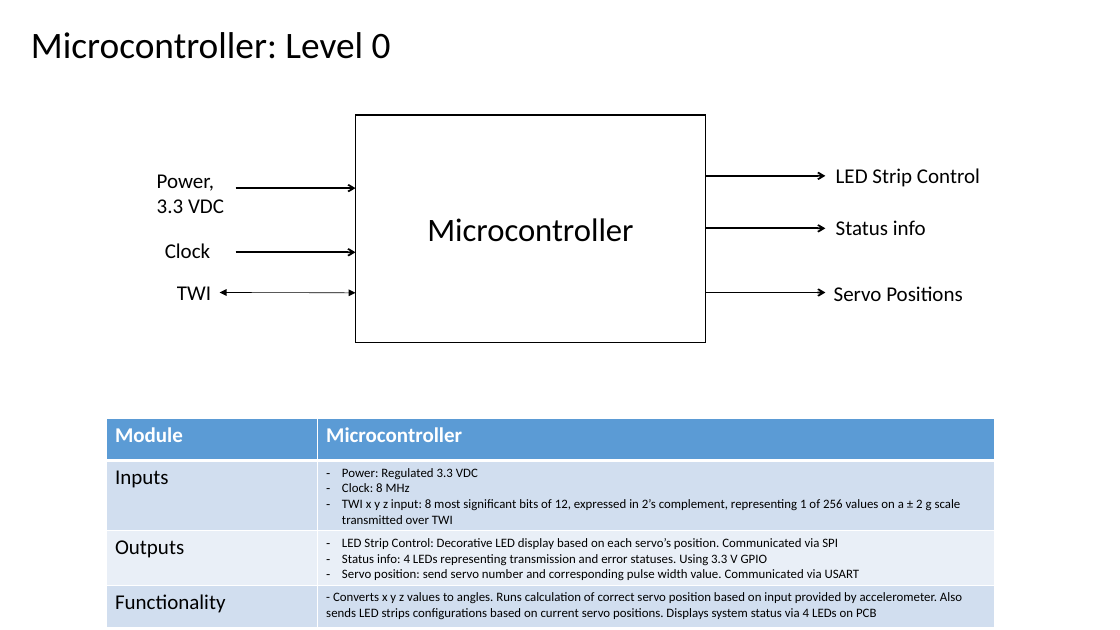
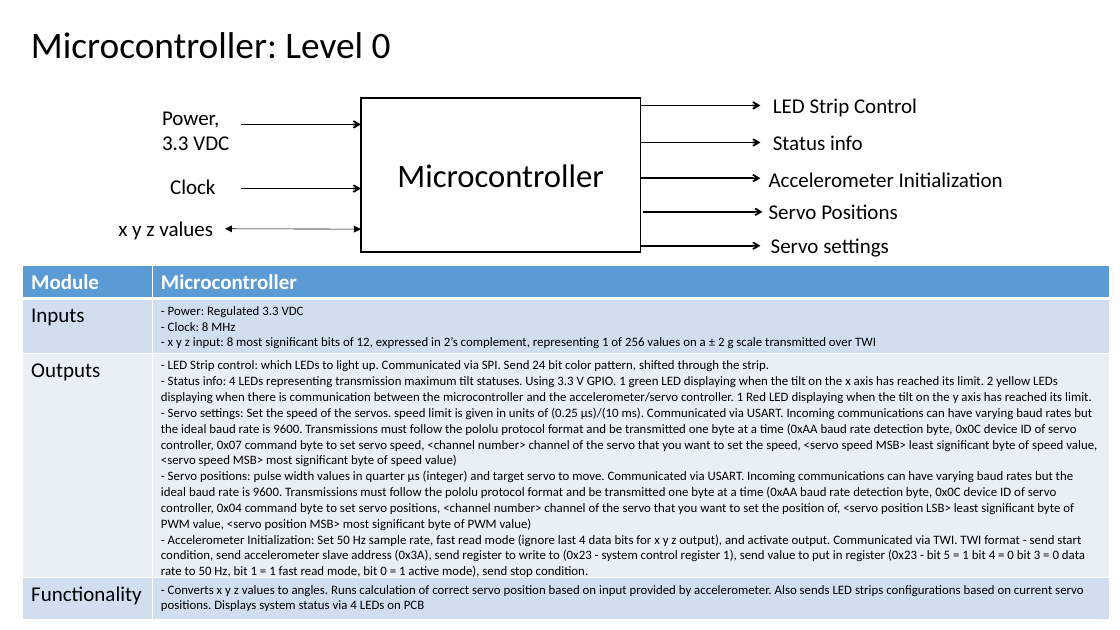
Before and after one commit to hsean/ECE-411-Practicum, a slide deck: slide 7 of Block Diagram/HW5_BlockDiagrams.pptx. Drawn at 1120x630 pixels with LibreOffice and Linux fonts; fonts in the diff are those of the drawing. Boxes give left, top, right and bottom in pixels: in the first picture for what was removed or moved away, otherwise in the second. Text is boxed around its words. In the diff, an @@ line names an element or a change of style, - is before the commit and + after.

```diff
--- a/Block Diagram/HW5_BlockDiagrams.pptx
+++ b/Block Diagram/HW5_BlockDiagrams.pptx
@@ text "LED Strip Control": place and size @@
-text "LED Strip Control" at (836, 168, 980, 187)
+text "LED Strip Control" at (773, 98, 917, 117)
@@ rectangle "Microcontroller": place and size @@
-rectangle "Microcontroller" at (355, 115, 706, 343)
+rectangle "Microcontroller" at (361, 97, 641, 251)
@@ arrow moved from (706, 176) - (826, 176) to (641, 106) - (760, 106) @@
@@ 2 texts, 2 arrows, 1 double arrow: place and size @@
-2 texts, 2 arrows, 1 double arrow at (157, 174, 355, 293)
+2 texts, 2 arrows, 1 double arrow at (162, 111, 361, 229)
@@ arrow moved from (706, 229) - (826, 229) to (641, 143) - (760, 143) @@
@@ text "Status info": place and size @@
-text "Status info" at (836, 220, 926, 235)
+text "Status info" at (773, 135, 863, 150)
@@ arrow added from (641, 178) to (760, 178), #000000 1.5 pt @@
@@ text added at (769, 172, 1003, 187), 18 pt, text #000000 @@
+Accelerometer Initialization
@@ text "Servo Positions": place and size @@
-text "Servo Positions" at (834, 286, 962, 301)
+text "Servo Positions" at (769, 204, 897, 219)
@@ text at (118, 221, 213, 240): text changed @@
-TWI
+x y z values
@@ arrow moved from (706, 292) - (826, 292) to (643, 212) - (763, 212) @@
@@ text added at (771, 238, 889, 257), 18 pt, text #000000 @@
+Servo settings
@@ table at (23, 265, 1109, 619) @@
-row 2, column 2: Power: Regulated 3.3 VDC / Clock: 8 MHz / TWI x y z input: 8 most significant bits of 12, expressed in 2’s complement, representing 1 of 256 values on a ± 2 g scale transmitted over TWI
+row 2, column 2: - Power: Regulated 3.3 VDC / - Clock: 8 MHz / - x y z input: 8 most significant bits of 12, expressed in 2’s complement, representing 1 of 256 values on a ± 2 g scale transmitted over TWI
-row 3, column 2: LED Strip Control: Decorative LED display based on each servo’s position. Communicated via SPI / Status info: 4 LEDs representing transmission and error statuses. Using 3.3 V GPIO / Servo position: send servo number and corresponding pulse width value. Communicated via USART
+row 3, column 2: - LED Strip control: which LEDs to light up. Communicated via SPI. Send 24 bit color pattern, shifted through the strip. / - Status info: 4 LEDs representing transmission maximum tilt statuses. Using 3.3 V GPIO. 1 green LED displaying when the tilt on the x axis has reached its limit. 2 yellow LEDs displaying when there is communication between the microcontroller and the accelerometer/servo controller. 1 Red LED displaying when the tilt on the y axis has reached its limit. / - Servo settings: Set the speed of the servos. speed limit is given in units of (0.25 μs)/(10 ms). Communicated via USART. Incoming communications can have varying baud rates but the ideal baud rate is 9600. Transmissions must follow the pololu protocol format and be transmitted one byte at a time (0xAA baud rate detection byte, 0x0C device ID of servo controller, 0x07 command byte to set servo speed, <channel number> channel of the servo that you want to set the speed, <servo speed MSB> least significant byte of speed value, <servo speed MSB> most significant byte of speed value) / - Servo positions: pulse width values in quarter µs (integer) and target servo to move. Communicated via USART. Incoming communications can have varying baud rates but the ideal baud rate is 9600. Transmissions must follow the pololu protocol format and be transmitted one byte at a time (0xAA baud rate detection byte, 0x0C device ID of servo controller, 0x04 command byte to set servo positions, <channel number> channel of the servo that you want to set the position of, <servo position LSB> least significant byte of PWM value, <servo position MSB> most significant byte of PWM value) / - Accelerometer Initialization: Set 50 Hz sample rate, fast read mode (ignore last 4 data bits for x y z output), and activate output. Communicated via TWI. TWI format - send start condition, send accelerometer slave address (0x3A), send register to write to (0x23 - system control register 1), send value to put in register (0x23 - bit 5 = 1 bit 4 = 0 bit 3 = 0 data rate to 50 Hz, bit 1 = 1 fast read mode, bit 0 = 1 active mode), send stop condition.
@@ table: place and size @@
-table at (107, 418, 995, 628)
+table at (23, 265, 1109, 619)
@@ arrow added from (641, 246) to (760, 246), #000000 1.5 pt @@
```
Also in this commit, not shown: 10 other slides changed, 1 other file.
